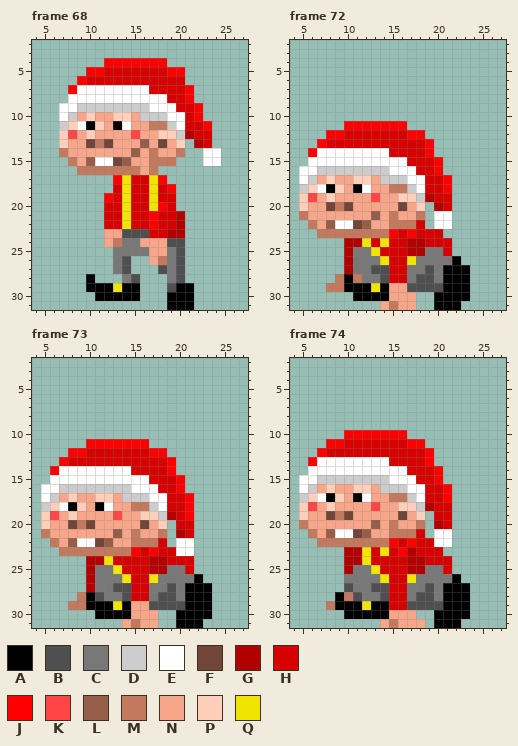
Edited in one commit: pixel-art file (ase/sit_and_relax.ase). The picture above is the old version.
32x32 pixels, 84 frames. Shown: frame 68: x 4..27, y 2..31; frame 72: x 4..27, y 2..31; frame 73: x 4..27, y 2..31; frame 74: x 4..27, y 2..31. The commit also changed other frames, which this record leaves out.
Palette (. is transparent): A #000000  B #4f4f4f  C #787878  D #cccccc  E #ffffff  F #714538  G #b20000  H #d70000  J #ff0000  K #ff4545  L #965d49  M #c3795d  N #f7a68a  P #ffcfba  Q #f0e400
Pixels before, frame 68, first column x 7:
 4 .....JJJJJJJ......
 5 ...JJHHHHHHHJJ....
 6 ..JHHHHHHHHHHH....
 7 .JEEEEEEEEHHHHJ...
 8 .EEEEEEEEEEEHHJ...
 9 EEDDDDDDDDEEEHHJ..
10 EDNPNNPPNDDDEEHJ..
11 DPEAPNAENNMMDEHHJ.
12 PKNPNNNNKNNPPDGHH.
13 PNNFMFNNNLNFNP.GH.
14 MNNNNNNNLNMNNM..EE
15 .MNLEEFLNNMMM...EE
16 ..MMMMMMMNM.......
17 ......JQHHQJ......
18 ......HQHHQHJ.....
19 .....JHQHHQHH.....
20 .....HHQHHQJH.....
21 .....HHQHHJHHG....
22 .....HHQHHJHHG....
23 .....NNBBBHHGG....
24 .....NMCCNNNBB....
25 ......CCCCNNCB....
26 ......CB..NMCB....
27 ......CB...BCB....
28 ...A...CB...CB....
29 ...AAAQAA...BAA...
30 ....AAAAA...AAA...
31 ............AAA...
Pixels before, frame 72, first column x 5:
11 .....JJJJJJJ.......
12 ...JJHHHHHHHJJ.....
13 ..JHHHHHHHHHHHJ....
14 .JEEEEEEEEHHHHJ....
15 .EEEEEEEEEEEHHHJ...
16 EEDDDDDDDDEEEHHJ...
17 EDNPNNPPNDDDEEHHJ..
18 DPEAPNAENNMMDEHHJ..
19 PKNPNNNNKNNPPDGHH..
20 PNNFMFNNNNNFNP.GH..
21 MNNNNNNNLNMNNM.EE..
22 .MNLEEFLNNMMMH.EE..
23 ..MMMMMMMMJHJHHH...
24 .....GGQHQHHGGHHH..
25 .....GCCQHHHGGCCH..
26 .....GCCCQHHQCCCCA.
27 .....GCCBBHHCCBCAAA
28 ....MAMCCBHHCBBCAAA
29 ...MMAAAQANNBBBBAAA
30 ......AAAANNN..AAAA
31 .........NMNN..AAA.
Pixels before, frame 73, first column x 5:
11 .....JJJJJJJ.......
12 ...JJHHHHHHHJJ.....
13 ..JHHHHHHHHHHHJ....
14 .JEEEEEEEEHHHHJ....
15 .EEEEEEEEEEEHHHJ...
16 EEDDDDDDDDEEEHHJ...
17 EDNPNNPPNDDDEEHHJ..
18 DPEAPNAENNMMDEHHJ..
19 PKNPNNNNKNNPPDGHJ..
20 PNNFMFNNNNNFNP.HH..
21 MNNNNNNNLNMNNM.GH..
22 .MNLEEFLNNMMMH.EE..
23 ..MMMMMMMMJHJHHEE..
24 .....GGQHHHHGGHHH..
25 .....GCCQHHHGGCCH..
26 .....GCCCQHHQCCCCA.
27 .....GCCBBHHCCBCAAA
28 ....MABCCBHHCBBCAAA
29 ...MMAAAQANNBBBBAAA
30 ......AAAANNN..AAAA
31 .........NMNN..AAA.
Pixels before, frame 74, first column x 5:
10 .....JJJJJJJ.......
11 ...JJHHHHHHHJJ.....
12 ..JHHHHHHHHHHHJ....
13 .JEEEEEEEEHHHHJ....
14 .EEEEEEEEEEEHHHJ...
15 EEDDDDDDDDEEEHHJ...
16 EDNPNNPPNDDDEEHHJ..
17 DPEAPNAENNMMDEHHJ..
18 PKNPNNNNKNNPPDGHH..
19 PNNFMFNNNNNFNP.HH..
20 MNNNNNNNLNMNNM.GH..
21 .MNLEEFLNNMMMH.EE..
22 ..MMMMMMMMJHJHHEE..
23 .....GGQHQHJGHHH...
24 .....GGQHHHHGGHHH..
25 .....GCCQHHHGGCCH..
26 .....CCCCQHHQCCCCA.
27 .....BCCBBHHCCBCAAA
28 ....AMBCCBHHCBBCAAA
29 ...MAAAQAAHHBBBBAAA
30 .....AAAAANNN..AAAA
31 .........NMNNN.AAA.
After the commit:
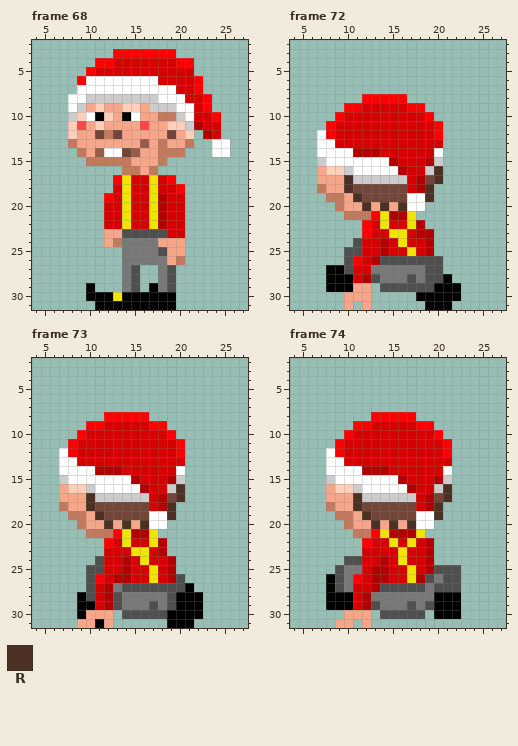
Colours new in this view: R #4d3024
The edit:
Changed rows in their new state; - is an unchanged pixel.
Frame 68:
first column x 7:
 3 ------JJJJJJJ------
 4 ----J-HHHHHHHJJ----
 5 ----H-------HHH----
 6 ---EEEEEEEE---HJ---
 7 -.--------EEE-HJ---
 8 ---DDDDDDDD-EEHHJ--
 9 .--NPNNPPNDDDEEHJ--
10 .-PEAPNAENNMMDEHHJ-
11 .-KN--NN-KNNPPDGHH-
12 .P-NFMF-N--NFNP.GH-
13 .M-NNN-----M-NM..EE
14 ..M-LEEF--NMM---.-E
15 -..MMMMM--N-.---..-
16 --.....------------
17 -----------HJ------
18 ------------HJ-----
19 -----------G-H-----
20 -----------G-H-----
21 ----------QG-H-----
22 ----------QG-H-----
23 ----------BBHH-----
24 ---------CC-NN-----
25 ------.---CBNN-----
26 ------.CCCCCNM-----
27 ------.CB--CB.-----
28 ---.-------CB.-----
29 ----...CB-AC-..----
30 ---A--Q--AAA-..----
31 ----AAAAAAAA-..----
Frame 72:
first column x 5:
 8 -------JJJJJ-------
 9 -----JJHHHHHJJ-----
10 ----JHHHHHHHHHJ----
11 ---JHHHHHHHHHHHJ---
12 --E-H-------HHHJ---
13 --EE----------HH---
14 -.----GGGH----HE---
15 -.D-------GH--GD---
16 ..NPP-EEEE-GH-DR---
17 ..-N-RDDD---HGFR.--
18 ..MNNRFFFFFFHGR..--
19 ...MM-RFFFFFEER..--
20 ....-N-R-R-REE-..--
21 .....MMMJQGGQ.-..--
22 -......JHQHHQG-..--
23 --.....JHHQQHGG.---
24 -----.BH-G-QHHG..--
25 -----BBHHG--QHG..--
26 -----BJHGBBBBBBB..-
27 ---AABHHCCCC---B...
28 ---AA-HGBCCCBC-B-..
29 ---AA-NN.BBB---A--.
30 -----NNN.....AA---.
31 -----N-N-....-A--.-
Frame 73:
first column x 5:
 8 -------JJJJJ-------
 9 -----JJHHHHHJJ-----
10 ----JHHHHHHHHHJ----
11 ---JHHHHHHHHHHHJ---
12 --E-H-------HHHJ---
13 --EE----------HH---
14 -.----GGGH----HE---
15 -.D-------GH--GD---
16 ..NPP-EEEE-GH-DR---
17 ..-N-RDDD---HGFR.--
18 ..MNNRFFFFFFHGR..--
19 ...MM-RFFFFFEER..--
20 ....-N-R-R-REE-..--
21 .....MMMJQGGQ.-..--
22 -......JHQHHQG-..--
23 --.....HHHQQHG...--
24 -----.BH-G-QHHG..--
25 -----BBHHG--QHG..--
26 -----BJHGG---HGB..-
27 -----BHGC-BBBB-B-..
28 ----ABHGBCCC-C-A--.
29 ---.A-HGBCCC-C-A--.
30 ----ANNN.BBBBBA---.
31 ----NNAN-....-A--.-
Frame 74:
first column x 5:
 8 --------JJJJJ------
 9 ------JJHHHHHJJ----
10 ------HHHHHHHHHJ---
11 ---.--------HHHHJ--
12 --.EJ---------HHJ--
13 -..--HHHHH----HHH--
14 -..----GGGHH---HE--
15 ...-EEEEEE-GH--GD--
16 ...NPPDEEEEEGH-DR--
17 ...NN-RDDDDD-HGFR--
18 ...M--RFFFFFFH-R.--
19 ....-M-RFFF-FEER.--
20 .....M--R-R-REE..--
21 -.....MMJQGGGQ-..--
22 --.....JHHQ-Q-G..--
23 -----..H-H-QH-G.---
24 -----BBH-G-QHHG..--
25 ----BC-HGG--QHGBBB-
26 ---AB-JHGG---GB-BB-
27 ---ABCHHG-BBBBCBBB.
28 ---A-AHG-CCC-CCA--.
29 ---A--HGBCCC-C-A--.
30 -----NNN.BBBBB----.
31 ----NN-N-.....-...-
Where, in picture pixels (left, top, right, bottom), the same in both pictures:
changed: (59, 49, 230, 310)
changed: (299, 94, 470, 310)
changed: (41, 412, 212, 628)
changed: (299, 412, 470, 628)
